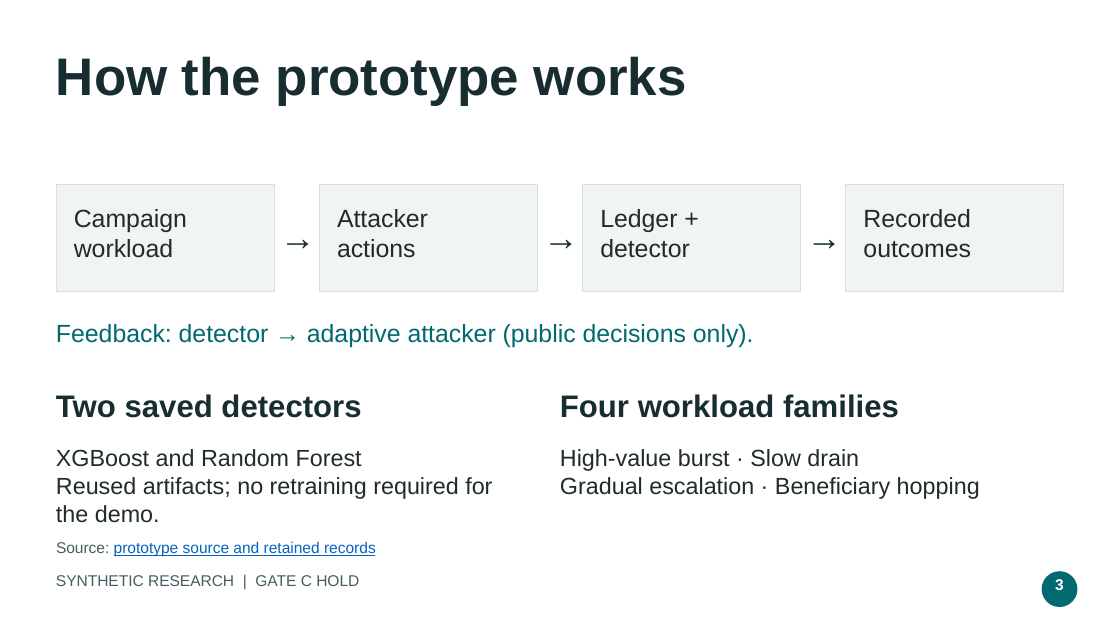
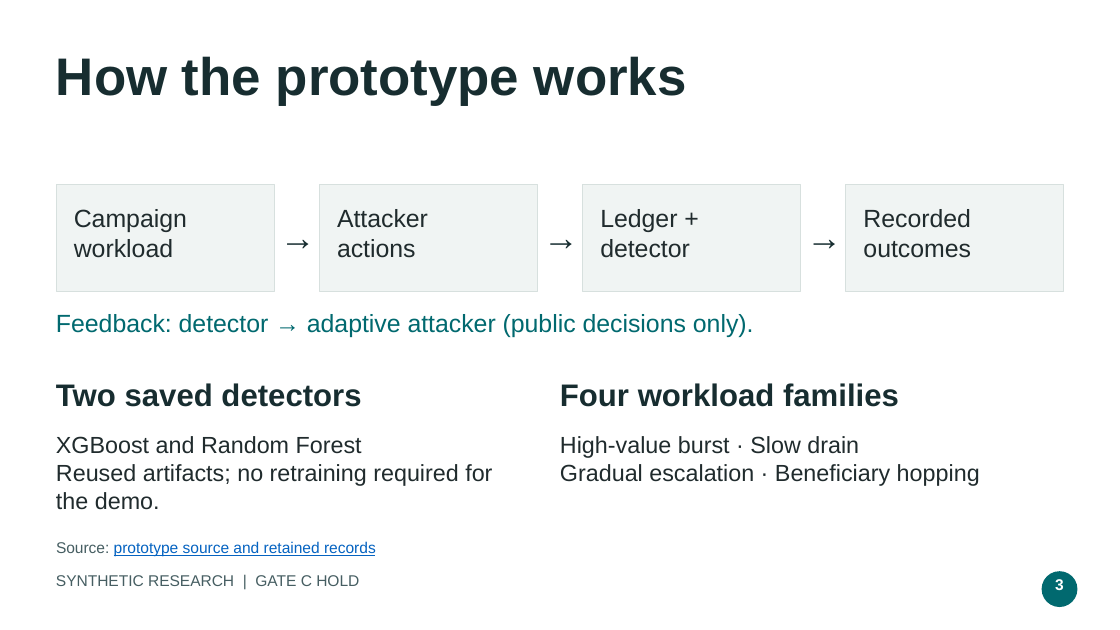
Before and after one commit to YuvakarthikKoduri/Campaign-Level-Adversarial-Stress-Testing-of-UPI-Fraud-Detection-Systems, a slide deck: slide 3 of research/review_materials/UPI_PROTOTYPE_FACULTY_8_SLIDES.pptx. Drawn at 1120x630 pixels with LibreOffice and Linux fonts; fonts in the diff are those of the drawing. Boxes give left, top, right and bottom in pixels: in the first picture for what was removed or moved away, otherwise in the second. Text is boxed around its words. In the diff, an @@ line names an element or a change of style, - is before the commit and + after.

```diff
--- a/research/review_materials/UPI_PROTOTYPE_FACULTY_8_SLIDES.pptx
+++ b/research/review_materials/UPI_PROTOTYPE_FACULTY_8_SLIDES.pptx
@@ 3 texts: place and size @@
-3 texts at (56,324,899,418)
+3 texts at (56,314,899,407)
@@ text "XGBoost and Random Forest": place and size @@
-text "XGBoost and Random Forest" at (56,449,492,523)
+text "XGBoost and Random Forest" at (56,436,492,510)
@@ text "High-value burst · Slow drain": place and size @@
-text "High-value burst · Slow drain" at (560,449,980,499)
+text "High-value burst · Slow drain" at (560,436,980,486)
```
Also in this commit, not shown: 3 other slides changed, 2 slides added, 2 slides removed, 12 other files.
